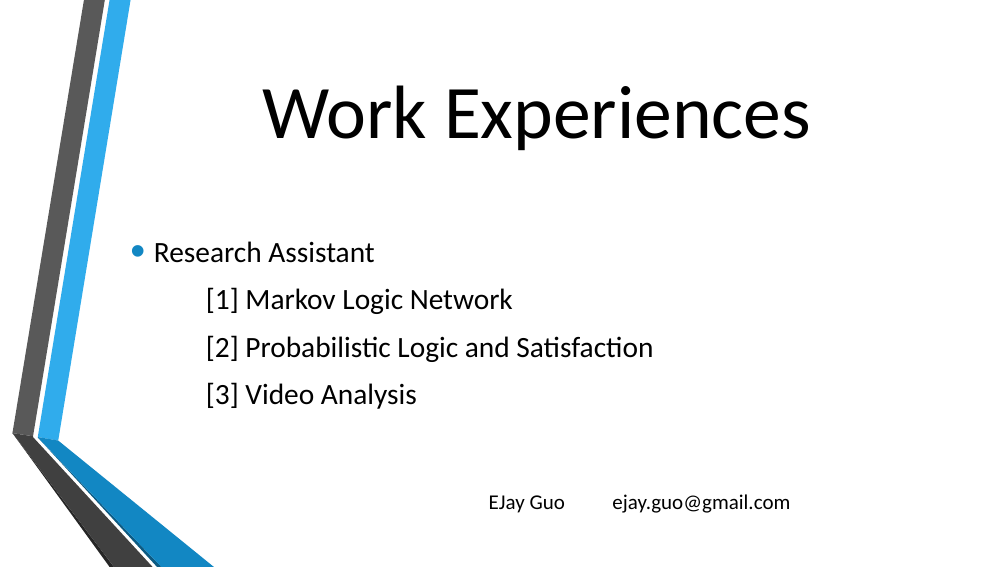
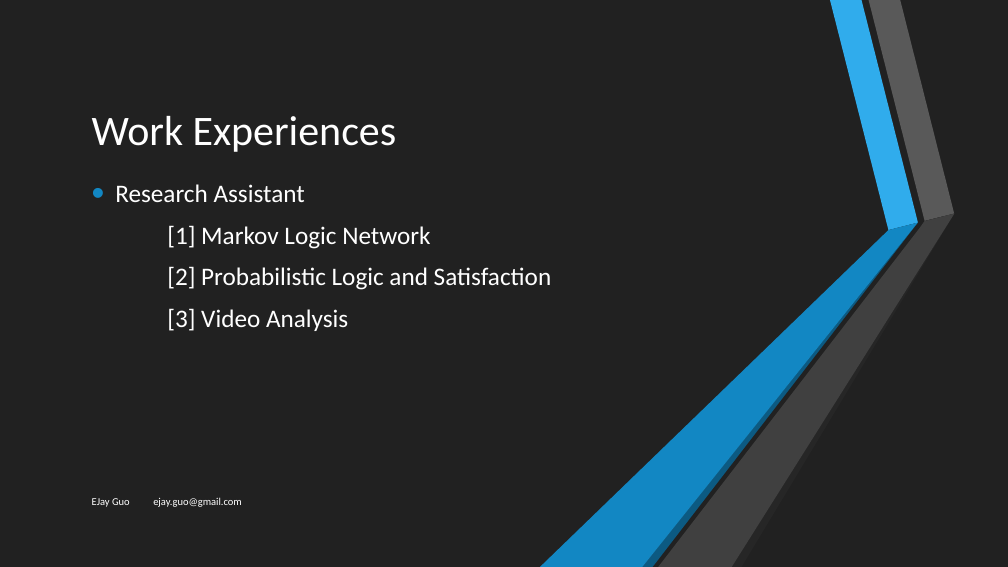
Before and after one commit to ejayguo/2018Fall_CapstoneDesign_TeamInfo, a slide deck: slide 4 of Yijie Guo - Presentation.pptx. Drawn at 1008x567 pixels with LibreOffice and Linux fonts; fonts in the diff are those of the drawing; background and template pictures are left out. Boxes give left, top, right and bottom in pixels: in the first picture for what was removed or moved away, otherwise in the second. Text is boxed around its words. In the diff, an @@ line names an element or a change of style, - is before the commit and + after.

```diff
--- a/Yijie Guo - Presentation.pptx
+++ b/Yijie Guo - Presentation.pptx
@@ background picture (left out) to #212121 @@
@@ rectangle added at box(0, 0, 1008, 567), fill #212121 @@
@@ freeform shape at box(12, 0, 104, 436): fill #595959 to #FFFFFF @@
@@ title "Work Experiences": place and size @@
-title "Work Experiences" at box(262, 85, 811, 151)
+title "Work Experiences" at box(92, 116, 397, 152)
@@ title "Work Experiences" at box(92, 116, 397, 152): size 72 to 40 pt, text colour #000000 to #FFFFFF; alignment centre to left @@
@@ text "Research Assistant": place and size @@
-text "Research Assistant" at box(154, 241, 653, 409)
+text "Research Assistant" at box(115, 184, 552, 331)
@@ text "Research Assistant" at box(115, 184, 552, 331): size 28 to 24 pt, text colour #000000 to #FFFFFF; vertical alignment middle to top @@
@@ group added at box(540, 0, 955, 567): 6 freeform shapes @@
@@ freeform shape at box(12, 433, 113, 567): fill #262626 to #FFFFFF @@
@@ freeform shape at box(12, 433, 152, 567): fill #404040 to #FFFFFF @@
@@ text "EJay Guo ejay.guo@gmail.com": place and size @@
-text "EJay Guo ejay.guo@gmail.com" at box(489, 494, 790, 513)
+text "EJay Guo ejay.guo@gmail.com" at box(92, 497, 242, 507)
@@ text "EJay Guo ejay.guo@gmail.com" at box(92, 497, 242, 507): size 20 to 10 pt, text colour #000000 to #FFFFFF; alignment right to left; more space between paragraphs @@
```
Also in this commit, not shown: 8 other slides changed, 1 slide added.
